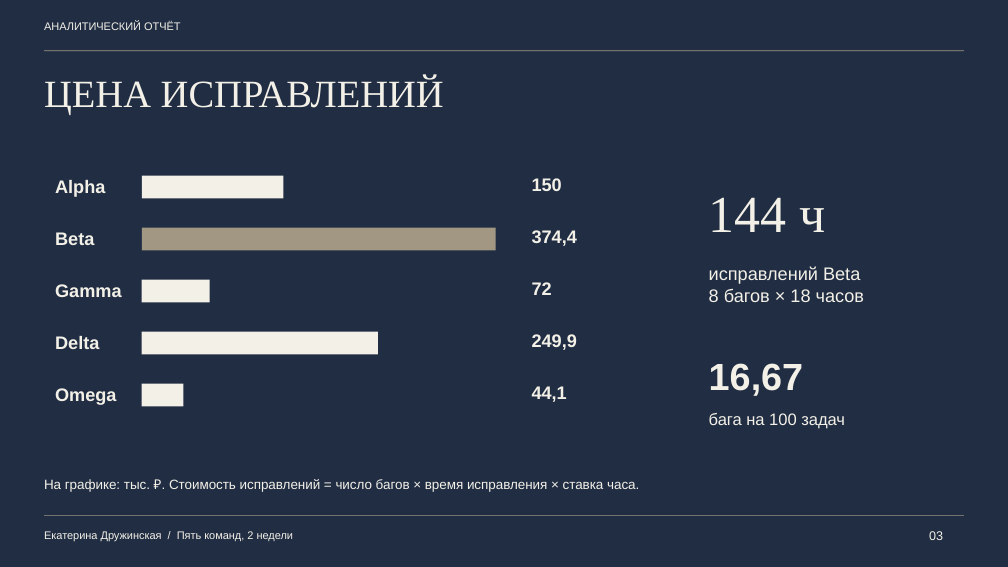
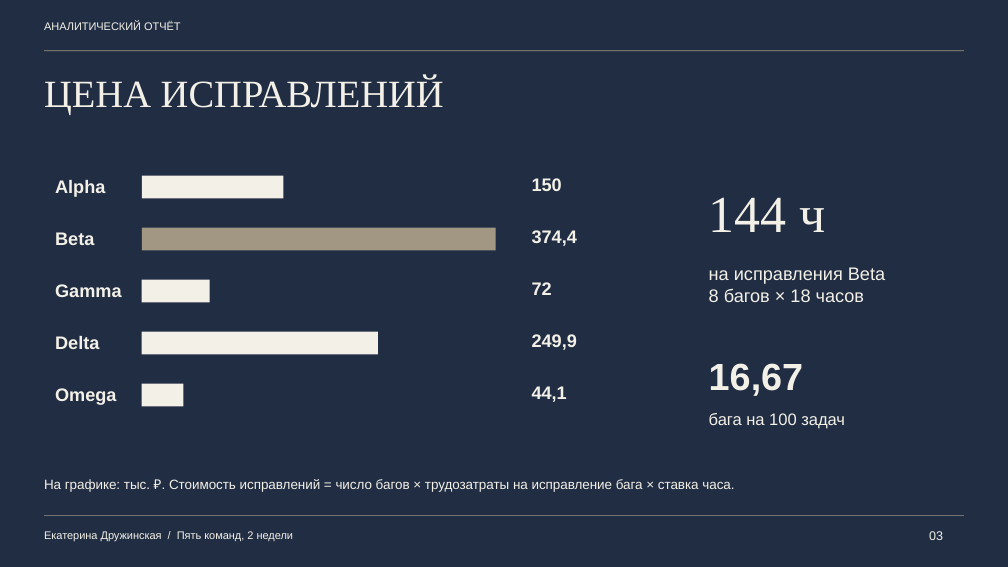
Before and after one commit to druzhinskaia/team-performance-analysis, a slide deck: slide 3 of files/02_presentation.pptx. Drawn at 1008x567 pixels with LibreOffice and Linux fonts; fonts in the diff are those of the drawing. Boxes give left, top, right and bottom in pixels: in the first picture for what was removed or moved away, otherwise in the second. Text is boxed around its words. In the diff, an @@ line names an element or a change of style, - is before the commit and + after.

```diff
--- a/files/02_presentation.pptx
+++ b/files/02_presentation.pptx
@@ text at <box>709,267,885,284</box>: text changed @@
-исправлений Beta
+на исправления Beta
@@ text at <box>44,479,734,492</box>: text changed @@
-На графике: тыс. ₽. Стоимость исправлений = число багов × время исправления × ставка часа.
+На графике: тыс. ₽. Стоимость исправлений = число багов × трудозатраты на исправление бага × ставка часа.
```
Also in this commit, not shown: 3 other slides changed, 25 other files.
